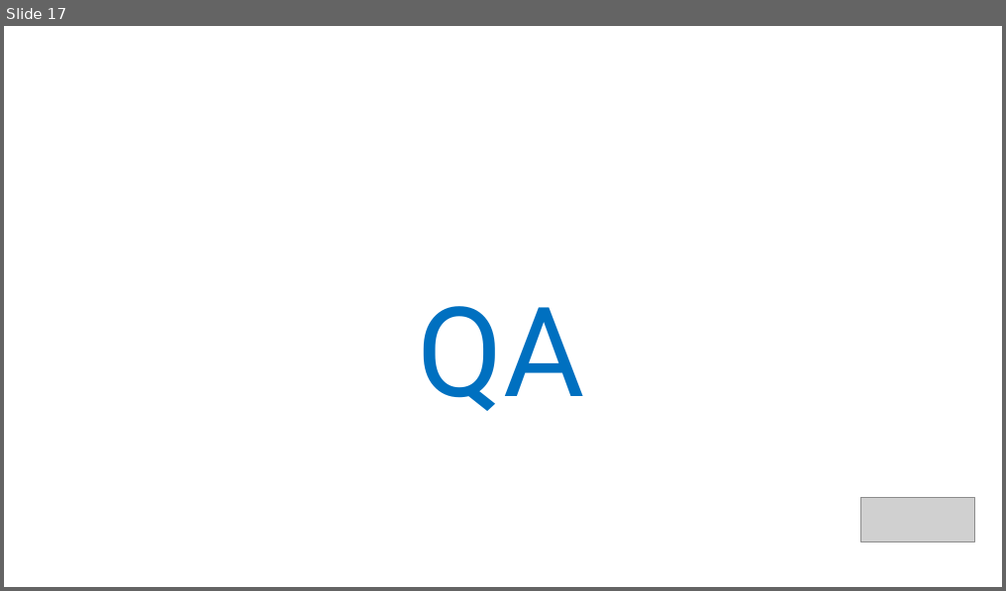
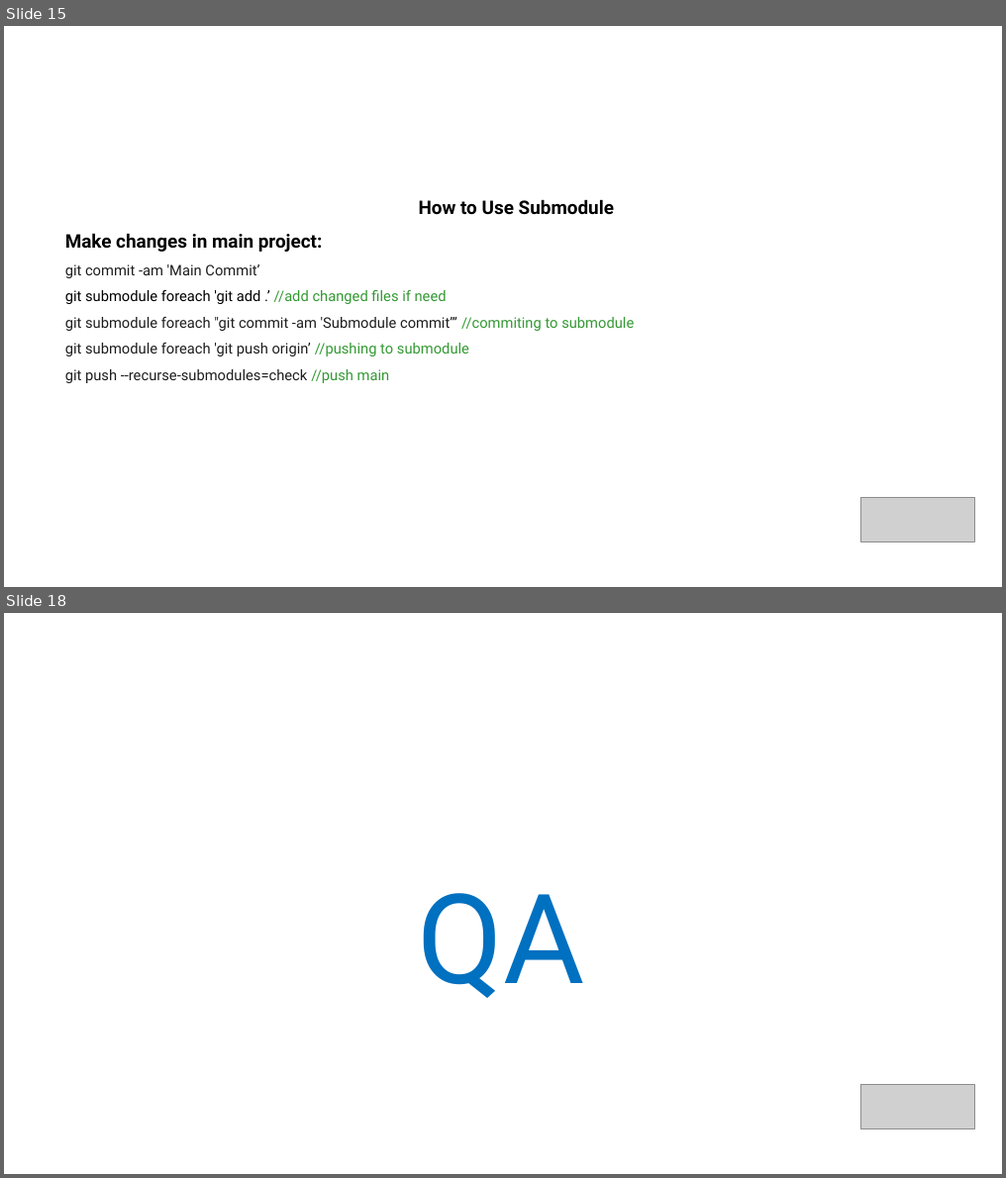
Before and after one commit to vitaliiTolmachov/Presentation, a slide deck: Presentation_easypay.pptx. Shown one above the other, each under a label of ours: slide 17 before the commit, slides 15 and 18 after it; the slides between them are not shown. The pictures are 1006x591 and 1006x1178 pixels, drawn with LibreOffice and Linux fonts; fonts in the diff are those of the drawing; grey boxes stand for pictures; background and template pictures are left out. Boxes give left, top, right and bottom in pixels: in the first picture for what was removed or moved away, otherwise in the second. Text is boxed around its words. In the diff, an @@ line names an element or a change of style, - is before the commit and + after.

Commit message:
Add submodules

```diff
--- a/Presentation_easypay.pptx
+++ b/Presentation_easypay.pptx
@@ slide 15 added at <box>4,26,1002,587</box>, background picture (left out) @@
@@ text added at <box>56,71,917,115</box>, 30 pt, text #FFFFFF @@
+How 2 Use
@@ page number added at <box>927,59,983,116</box>, 30 pt, text #FFFFFF @@
+15
@@ text added at <box>65,199,634,383</box>, 14 pt, text #1D1D1D @@
+How to Use Submodule
+Make changes in main project:
+git commit -am 'Main Commit’
+git submodule foreach 'git add .’ //add changed files if need
+git submodule foreach "git commit -am 'Submodule commit’” //commiting to submodule
+git submodule foreach 'git push origin’ //pushing to submodule
+git push --recurse-submodules=check //push main
@@ picture added at <box>861,497,974,543</box> @@
@@ what was slide 17 is now slide 18 @@
```
Also in this commit, not shown: 2 slides changed, 2 other slides added, 2 slides removed.
